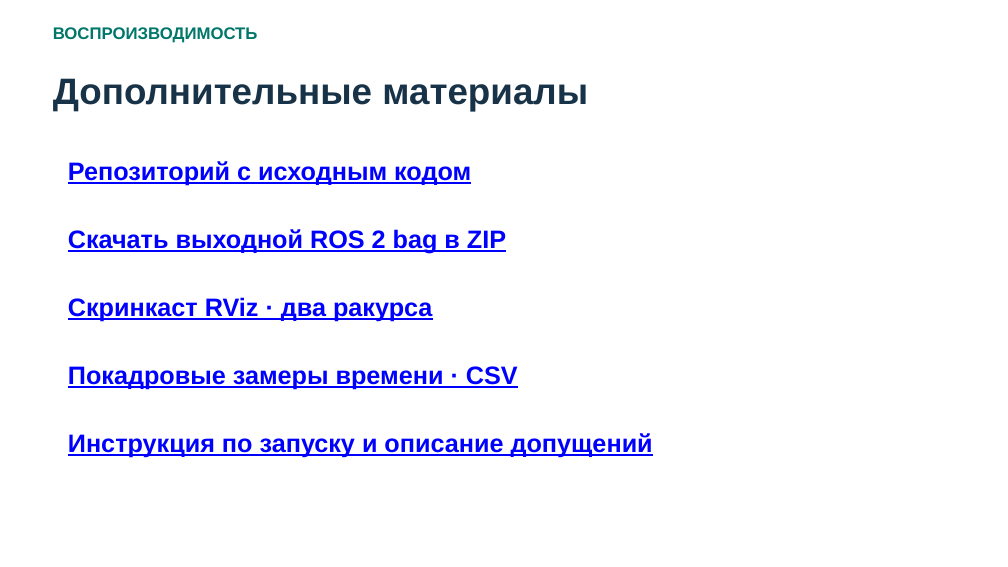
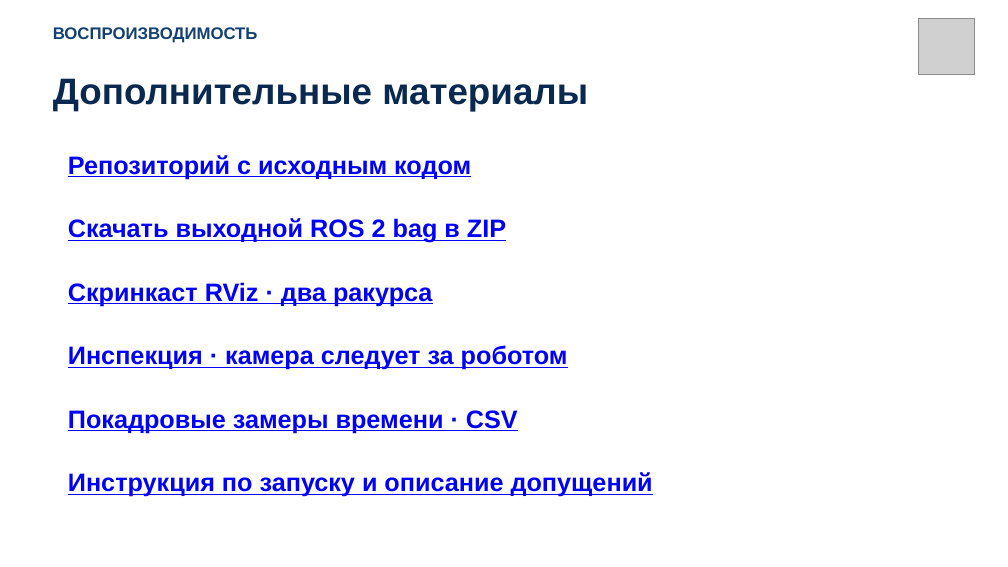
Before and after one commit to draizyyy/DogSLAM, a slide deck: slide 7 of DogSLAM-final.pptx. Drawn at 1008x567 pixels with LibreOffice and Linux fonts; fonts in the diff are those of the drawing; grey boxes stand for pictures. Boxes give left, top, right and bottom in pixels: in the first picture for what was removed or moved away, otherwise in the second. Text is boxed around its words. In the diff, an @@ line names an element or a change of style, - is before the commit and + after.

```diff
--- a/DogSLAM-final.pptx
+++ b/DogSLAM-final.pptx
@@ text "ВОСПРОИЗВОДИМОСТЬ" at [53, 27, 258, 43]: text colour #00776A to #134074 @@
@@ picture added at [918, 18, 975, 75] @@
@@ text "Дополнительные материалы" at [53, 78, 588, 111]: text colour #183348 to #092950 @@
@@ text "Репозиторий с исходным кодом": place and size @@
-text "Репозиторий с исходным кодом" at [68, 161, 471, 185]
+text "Репозиторий с исходным кодом" at [68, 155, 471, 179]
@@ text "Скачать выходной ROS 2 bag ...": place and size @@
-text "Скачать выходной ROS 2 bag ..." at [68, 229, 506, 253]
+text "Скачать выходной ROS 2 bag ..." at [68, 218, 506, 243]
@@ text "Скринкаст RViz · два ракурса": place and size @@
-text "Скринкаст RViz · два ракурса" at [68, 297, 432, 321]
+text "Скринкаст RViz · два ракурса" at [68, 282, 432, 306]
@@ text added at [68, 345, 568, 370], 24 pt, text #0000FF, bold, underline @@
+Инспекция · камера следует за роботом
@@ text "Покадровые замеры времени · CSV": place and size @@
-text "Покадровые замеры времени · CSV" at [68, 366, 518, 389]
+text "Покадровые замеры времени · CSV" at [68, 410, 518, 433]
@@ text "Инструкция по запуску и описание ...": place and size @@
-text "Инструкция по запуску и описание ..." at [68, 433, 653, 457]
+text "Инструкция по запуску и описание ..." at [68, 472, 653, 497]
```
Also in this commit, not shown: 6 other slides changed, 6 other files.
